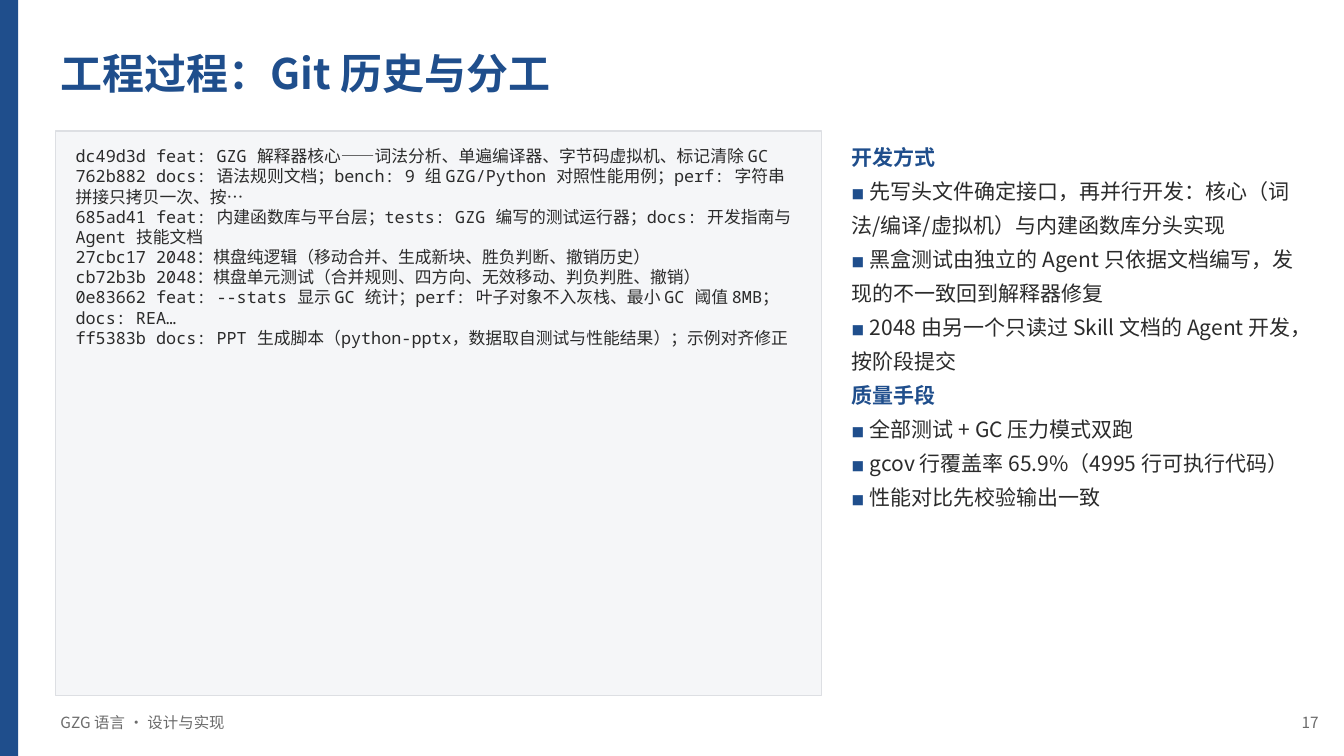
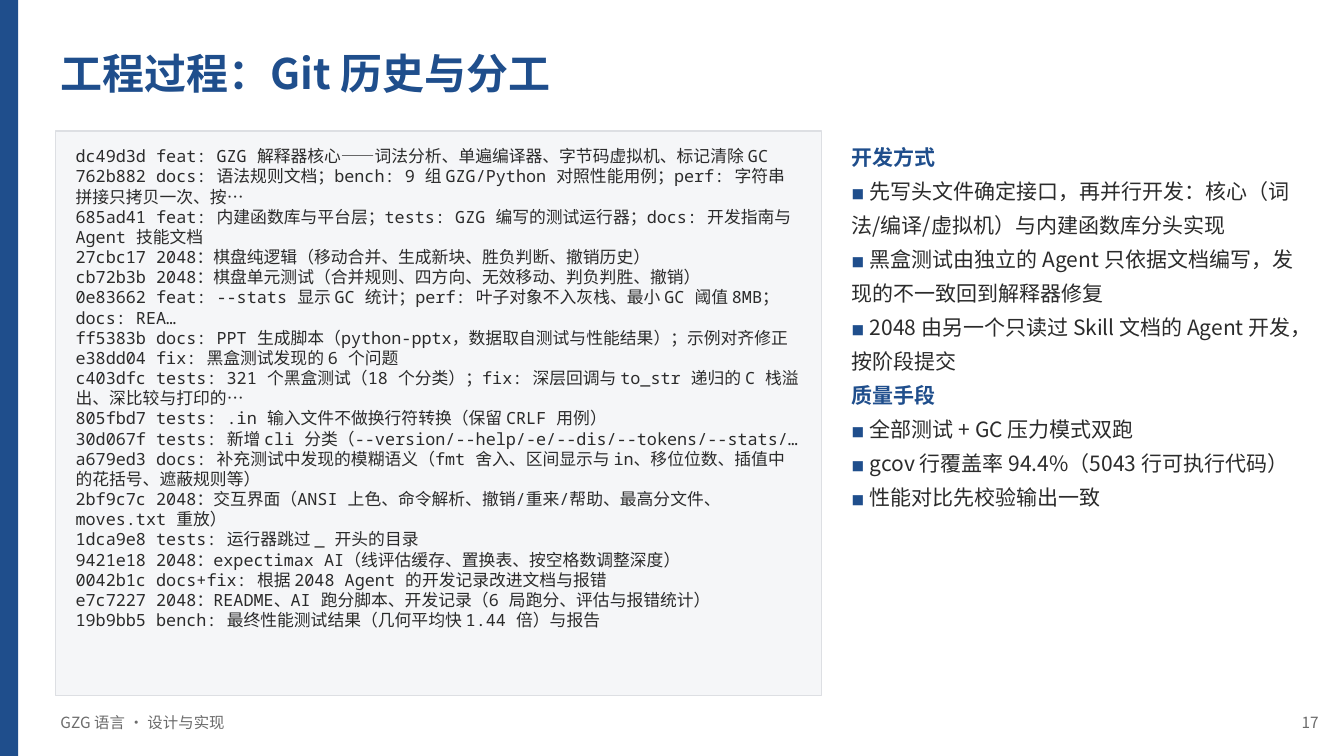
Before and after one commit to Lazyy-star/gzg-lang, a slide deck: slide 17 of docs/GZG语言介绍.pptx. Drawn at 1344x756 pixels with LibreOffice and Linux fonts; fonts in the diff are those of the drawing. Boxes give left, top, right and bottom in pixels: in the first picture for what was removed or moved away, otherwise in the second. Text is boxed around its words. In the diff, an @@ line names an element or a change of style, - is before the commit and + after.

```diff
--- a/docs/GZG语言介绍.pptx
+++ b/docs/GZG语言介绍.pptx
@@ text at bbox=[76, 347, 799, 628]: paragraphs added @@
+e38dd04 fix: 黑盒测试发现的 6 个问题
+c403dfc tests: 321 个黑盒测试（18 个分类）；fix: 深层回调与 to_str 递归的 C 栈溢出、深比较与打印的…
+805fbd7 tests: .in 输入文件不做换行符转换（保留 CRLF 用例）
+30d067f tests: 新增 cli 分类（--version/--help/-e/--dis/--tokens/--stats/…
+a679ed3 docs: 补充测试中发现的模糊语义（fmt 舍入、区间显示与 in、移位位数、插值中的花括号、遮蔽规则等）
+2bf9c7c 2048：交互界面（ANSI 上色、命令解析、撤销/重来/帮助、最高分文件、moves.txt 重放）
+1dca9e8 tests: 运行器跳过 _ 开头的目录
+9421e18 2048：expectimax AI（线评估缓存、置换表、按空格数调整深度）
+0042b1c docs+fix: 根据 2048 Agent 的开发记录改进文档与报错
+e7c7227 2048：README、AI 跑分脚本、开发记录（6 局跑分、评估与报错统计）
+19b9bb5 bench: 最终性能测试结果（几何平均快 1.44 倍）与报告
@@ text at bbox=[870, 453, 1288, 477]: text changed @@
-■ gcov 行覆盖率 65.9%（4995 行可执行代码）
+■ gcov 行覆盖率 94.4%（5043 行可执行代码）
```
Also in this commit, not shown: 11 other slides changed, 3 other files.
